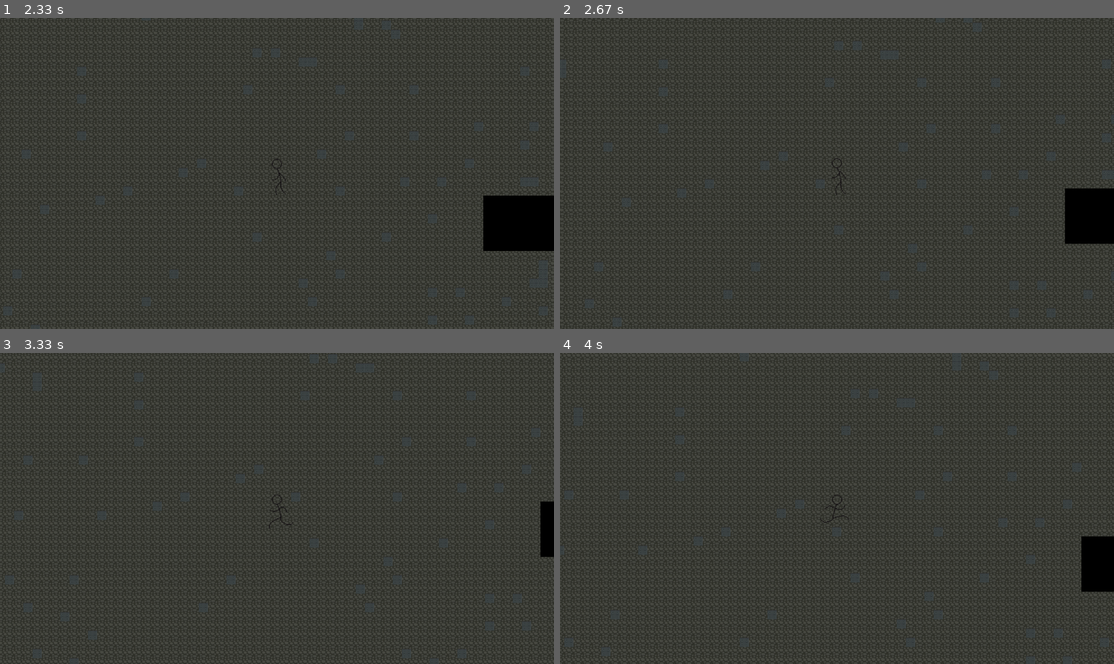
Above: before the commit, frames 1-4 (two rows, left to right).
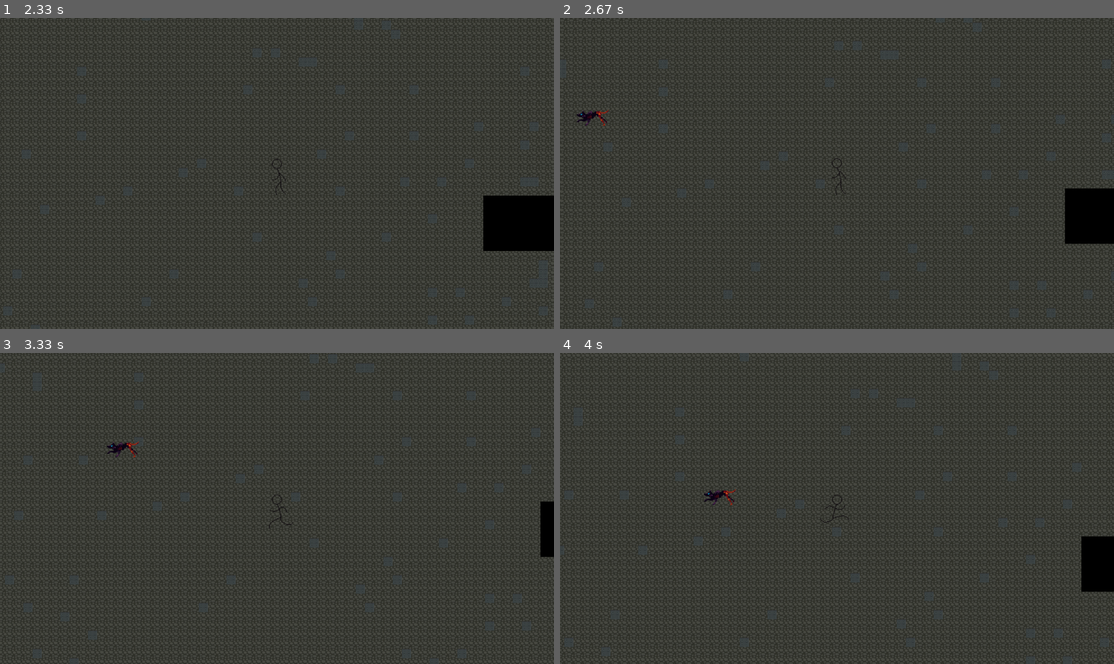
Above: after the commit, the same moments.

Repository: Flugerops/Down-to-the-roots-pygame
Game: pygame game, started from game.py
Same seed, same stepped clock (60 frames per second), same inputs: the game is played once before the commit and once after it.
Inputs (mouse positions are in pixels of both pictures, inside the frame that each line leads up to):
- Up to frame 1 (2.33 s): click (277, 173) at 0.38 s; hold D 0.67-1.13 s; move the mouse to (254, 189) at 0.7 s; hold W 1.17-1.47 s; hold D 1.5-1.97 s; hold A from 2 s (still down)
- Up to frame 2 (2.67 s): release A at 2.53 s; hold S from 2.57 s (still down)
- Up to frame 3 (3.33 s): release S at 2.87 s; hold A 2.9-3.3 s
- Up to frame 4 (4 s): hold W 3.33-3.7 s; hold D from 3.73 s (still down)

Frame 1 is identical in both runs. In frame 2, 0.1% of the frame differs, in the area x 3-9%, y 29-35%; in frame 3, 0.1%, in the area x 19-26%, y 28-34%; in frame 4, 0.1%.

Commit message:
enemies working(but not random spawning)

Diff:
--- a/entities/__init__.py
+++ b/entities/__init__.py
@@ -1,2 +1,3 @@
 from .player import Player
 from .bullet import Bullet
+from .enemy import Enemy
--- a/entities/bullet.py
+++ b/entities/bullet.py
@@ -1,9 +1,10 @@
 from math import sin, cos, pi, atan2, degrees
 from pygame import sprite, image, Vector2, transform, key, K_w, K_s, K_d, K_a, Rect, mouse, time
+from layer import enemy_group
 
 
 class Bullet(sprite.Sprite):
-    def __init__(self, x, y, speed, angle, lifetime) -> None:
+    def __init__(self, x, y, speed, angle, lifetime, damage) -> None:
         super().__init__()
         self.image = transform.rotozoom(image.load("assets/effects/white_bullet.png").convert_alpha(), 0, 1.4)
         self.rect = self.image.get_rect()
@@ -11,6 +12,7 @@
         self.x = x
         self.y = y
         self.angle = angle
+        self.damage = damage
         self.speed = speed
         angle_degrees = degrees(self.angle)
         self.image = transform.rotate(self.image, -self.angle)
@@ -33,3 +35,8 @@
 
     def update(self):
         self.bullet_move()
+        hits = sprite.spritecollide(self, enemy_group, False, sprite.collide_mask)
+        if hits:
+            for hit in hits:
+                hit.get_damage(self.damage)
+                self.kill()
--- /dev/null
+++ b/entities/enemy.py
@@ -0,0 +1,44 @@
+from pygame import sprite, image, Vector2
+from layer import all_sprites_group, enemy_group, Spritesheet
+
+
+class Enemy(sprite.Sprite):
+    def __init__(self, pos, size: float, speed: float, w: int, h: int, health, player) -> None:
+        super().__init__(all_sprites_group, enemy_group)
+        self.enemy_sprite = Spritesheet(image.load("assets/enemies/hound_run.png").convert_alpha(), 1, 300)
+        self.image = self.enemy_sprite.get_image(1, w, h, size, (0,0,0))
+        self.rect = self.image.get_rect(center=pos)
+        self.alive = True
+        self.health = health
+        self.player = player
+        self.direction = Vector2()
+        self.velocity = Vector2()
+        self.speed = speed
+        self.position = Vector2(pos)
+
+    def chase_player(self, player):
+        player_vector = Vector2(player.rect.center)
+        enemy_vector = Vector2(self.rect.center)
+        distance = self.vec_dist(player_vector, enemy_vector)
+        if distance > 0:
+            self.direction = (player_vector - enemy_vector).normalize()
+        else:
+            self.direction = Vector2()
+
+        self.velocity = self.direction * self.speed
+        self.position += self.velocity
+        self.rect.centerx = self.position.x
+        self.rect.centery = self.position.y
+
+    def get_damage(self, amount):
+        self.health -= amount
+        if self.health <= 0:
+            self.alive = False
+            self.kill()
+
+    @staticmethod
+    def vec_dist(vector1, vector2):
+        return (vector1 - vector2).magnitude()
+
+    def update(self):
+        self.chase_player(self.player)
--- a/entities/player.py
+++ b/entities/player.py
@@ -1,5 +1,5 @@
 from math import sqrt, degrees, atan2
-from pygame import sprite, image, Vector2, transform, key, K_w, K_s, K_d, K_a, Rect, mouse, mask, KEYUP
+from pygame import sprite, image, Vector2, transform, key, K_w, K_s, K_d, K_a, Rect, mouse, mask, KEYUP, draw
 from settings import WIDTH, HEIGHT
 from layer import Spritesheet, bullet_group, all_sprites_group
 from .bullet import Bullet
@@ -8,7 +8,7 @@
 
 class Player(sprite.Sprite):
     def __init__(self, size: float, speed: float, w: int, h: int) -> None:
-        super().__init__()
+        super().__init__(all_sprites_group)
         self.idle = Spritesheet(image.load("assets/player/Thin.png").convert_alpha(), 1, 300)
         self.run = Spritesheet(image.load("assets/player/Run.png").convert_alpha(), 1, 50)
         self.w = w
@@ -76,7 +76,7 @@
             self.shoot_cooldown = 20
             bullet_pos = self.pos
             self.get_mouse_pos()
-            self.bullet = Bullet(bullet_pos[0], bullet_pos[1], 50, self.angle, 500)
+            self.bullet = Bullet(bullet_pos[0], bullet_pos[1], 50, self.angle, 500, damage=20)
             bullet_group.add(self.bullet)
             all_sprites_group.add(self.bullet)
 
--- a/game.py
+++ b/game.py
@@ -2,7 +2,7 @@
 from sys import exit
 from pygame.sprite import Group
 from settings import WIDTH, HEIGHT, FPS
-from entities import Player
+from entities import Player, Enemy
 from layer import all_sprites_group, bullet_group, Camera
 
 
@@ -18,9 +18,9 @@
 
 
 player = Player(size=2.5, speed=7, w=64, h=61)
+enemy = Enemy(pos=(500,600), size=2.5, speed=5, w=67, h=32, player=player, health=100)
 camera = Camera(background)
 
-all_sprites_group.add(player)
 
 while True:
     keys = pygame.key.get_pressed()
@@ -30,6 +30,7 @@
             exit()
     # all_sprites_group.draw(screen)
     camera.custom_draw(player=player, screen=screen)
+
     all_sprites_group.update()
     # screen.blit(background, (0, 0))
     # screen.blit(player.mask_image, (0,0))
--- a/layer/__init__.py
+++ b/layer/__init__.py
@@ -1,3 +1,3 @@
 from .spritesheet import Spritesheet
-from .sprites import bullet_group, all_sprites_group
+from .sprites import bullet_group, all_sprites_group, enemy_group
 from .camera_group import Camera
--- a/layer/camera_group.py
+++ b/layer/camera_group.py
@@ -1,4 +1,4 @@
-from pygame import sprite, display, image, math, Vector2
+from pygame import sprite, display, image, math, Vector2, draw
 from settings import WIDTH, HEIGHT
 from layer import all_sprites_group
 
@@ -15,7 +15,6 @@
         self.offset.y = player.rect.centery - HEIGHT // 2
         floor_offset_pos = self.floor_rect.topleft - self.offset
         screen.blit(self.background, floor_offset_pos)
-
         for sprite in all_sprites_group:
             offset_pos = sprite.rect.topleft - self.offset
             screen.blit(sprite.image, offset_pos)
--- a/layer/sprites.py
+++ b/layer/sprites.py
@@ -4,3 +4,4 @@
 
 all_sprites_group = Group()
 bullet_group = Group()
+enemy_group = Group()
Binary file added: assets/enemies/hound_run.png
